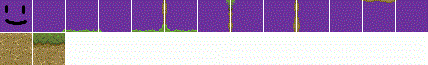
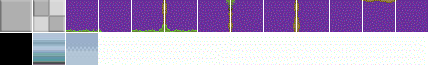
Before/after of a w=428, h=65 layered artwork. What changed in the layer stack:
added layer "Layer 8" above "Layer 9" over [66, 33, 98, 65]
added layer "Layer 9" above "Layer 7" over [33, 33, 65, 65]
added layer "Layer 6" above "Layer 5" over [0, 33, 32, 65]
added layer "Layer 5" (45%) above "Layer 4 copy" over [33, 0, 65, 32]
added layer "Layer 4 copy" (screen) above "Layer 4" over [49, 0, 65, 16]
added layer "Layer 4" (screen) above "Layer 3" over [33, 16, 49, 32]
added layer "Layer 3" above "Layer 2" over [33, 0, 65, 32]
added layer "Layer 2" above "Layer 1" over [0, 0, 32, 32]
